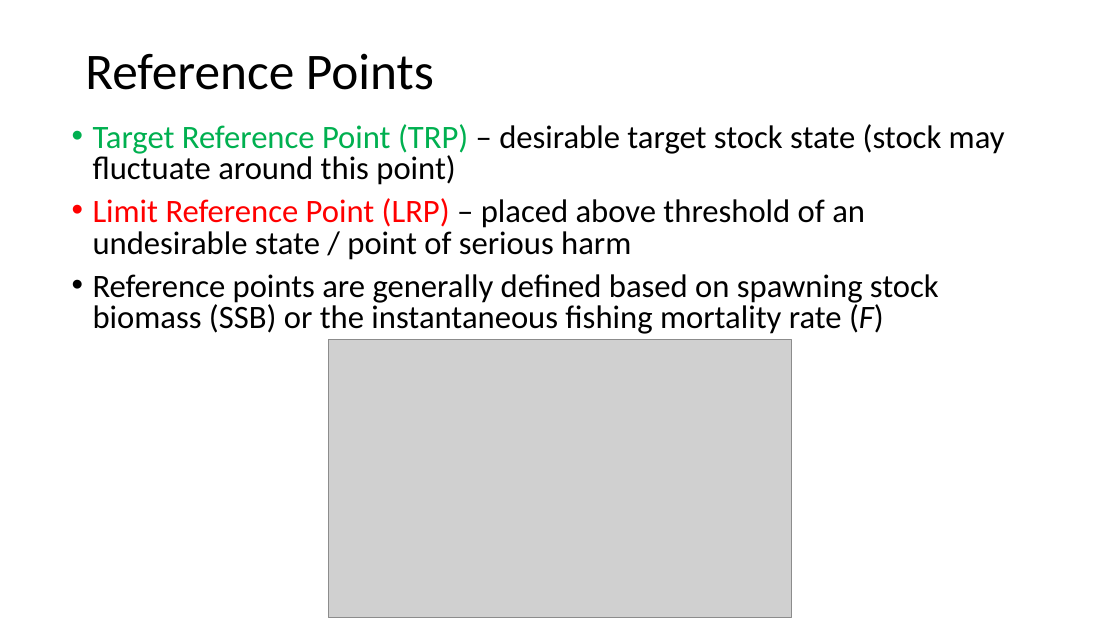
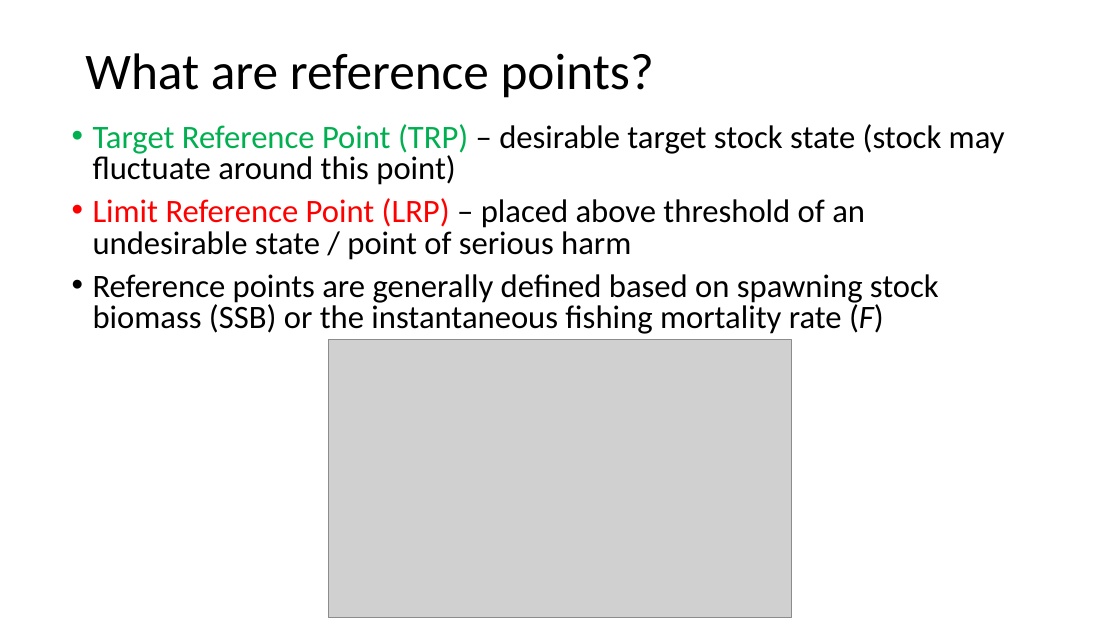
Before and after one commit to TESA-workshops/Ref-Pt-101, a slide deck: slide 10 of RefPt101_221109tb.pptx. Drawn at 1120x630 pixels with LibreOffice and Linux fonts; fonts in the diff are those of the drawing; grey boxes stand for pictures. Boxes give left, top, right and bottom in pixels: in the first picture for what was removed or moved away, otherwise in the second. Text is boxed around its words. In the diff, an @@ line names an element or a change of style, - is before the commit and + after.

```diff
--- a/RefPt101_221109tb.pptx
+++ b/RefPt101_221109tb.pptx
@@ title at (85, 53, 654, 98): text changed @@
-Reference Points
+What are reference points?
```
Also in this commit, not shown: 10 other slides changed, 6 slides added, 4 slides removed.
